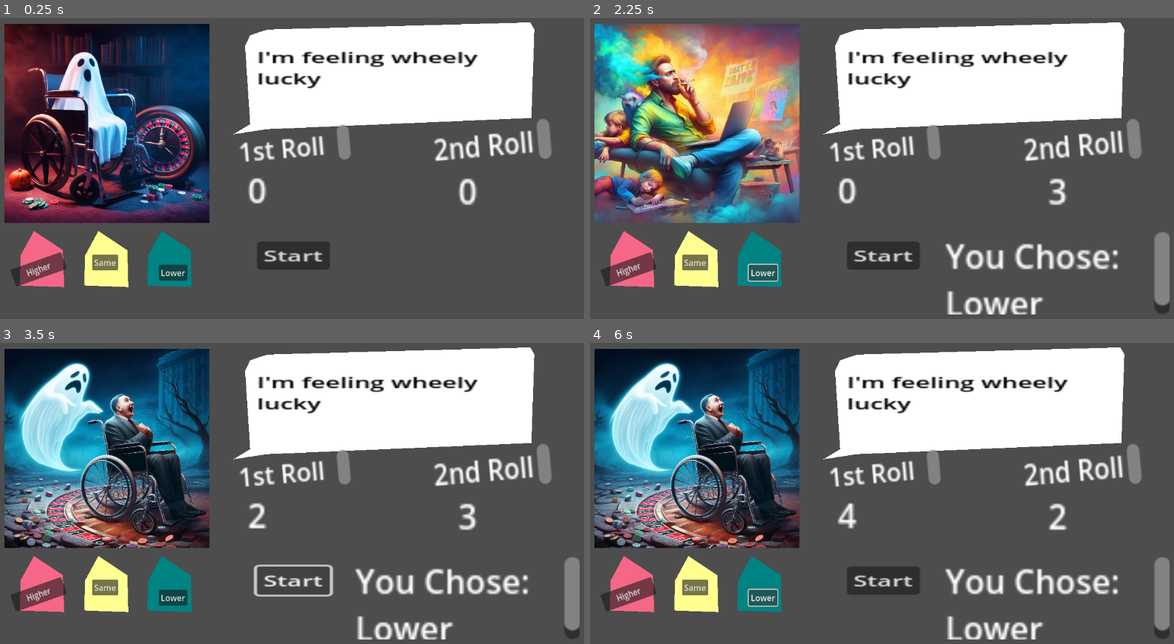
Above: before the commit, frames 1-4 (two rows, left to right).
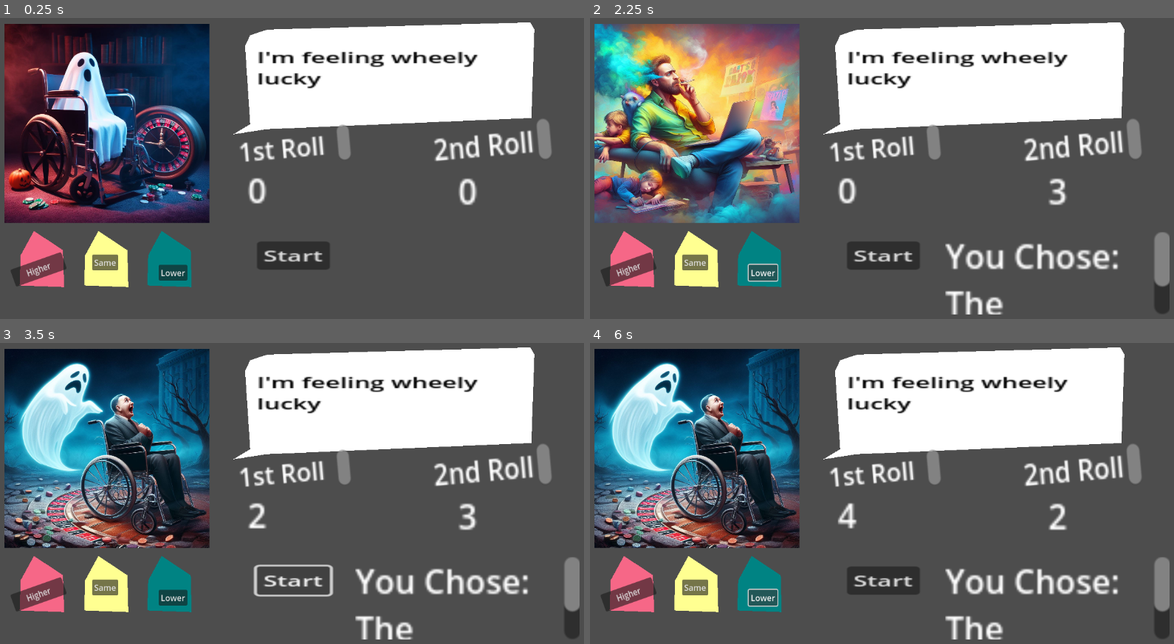
Above: after the commit, the same moments.

Repository: daoslies/TeamGame
Game: Godot game, scene res://Scenes/PlayScreen.tscn
The game is run twice, just before and just after one commit, with the same random seed, the same clock (stepped at 60 frames per second) and the same inputs.
Inputs:
- Up to frame 1 (0.25 s): no input
- Up to frame 2 (2.25 s): click "Higher" at 0.5 s; click "Same" at 1.25 s; click "Lower" at 2 s
- Up to frame 3 (3.5 s): click "Start" at 2.75 s
- Up to frame 4 (6 s): click "Start" at 3.5 s; click "Higher" at 4.25 s; click "Same" at 5 s; click "Lower" at 5.75 s

The runs differ from the first frame. In frame 2, 0.9% of the frame differs, in the area x 60-100%, y 87-99%; in frame 3, 0.9%; in frame 4, 0.9%.
Error after the commit: Parse Error: Unexpected "Literal" in class body. (res://Scenes/button_click.gd:0)

Commit message:
Labels from Buttons
Lbasbuts

Diff:
--- a/Game/Scenes/1stRoll.gd
+++ b/Game/Scenes/1stRoll.gd
@@ -1,36 +1,22 @@
 extends RichTextLabel
 
-var roll_one
 
 # Called when the node enters the scene tree for the first time.
 func _ready():
 	self.text = "0"
-	self.roll_one = -5
-
-	#self.roll = str(0)
 
 	pass # Replace with function body.
 
 #var display = "test1"
 # Called every frame. 'delta' is the elapsed time since the previous frame.
 func _process(delta):
-	#roll_one = self.roll_one
-	#print(roll_one)
+	text = self.text
 
 	pass
 
-func displayText(roll_one):
+func displayText(text2set):
 
-	print('Here', roll_one)
-
-	self.text = str(int(roll_one))
-	print('Roll: ', self.text)
-
-	return self.text
-
-# inherit the num for display
-# trigger a function to create randum num
-# rnadom num sent to display text
+	self.text = str(int(text2set))
 
 
 
@@ -43,12 +29,7 @@
 
 		# rand num generator
 	var rand_num_gen = RandomNumberGenerator.new()
-	roll_one = int(rand_num_gen.randf_range(1, DiceSize))
-	self.roll_one = roll_one
-	text = str(roll_one)
+	var roll = int(rand_num_gen.randf_range(1, DiceSize))
+	displayText(roll)
 	#self.outcome = text
 	pass # Replace with function body.
-
-func get_roll():
-	print('Get roll: ', self.roll_one)
-	return self.roll_one
--- /dev/null
+++ b/Game/Scenes/Higher_Or_Lower.gd
@@ -0,0 +1,51 @@
+extends Node2D
+
+var Dice1
+var Dice2
+var DidYaWin
+# Called when the node enters the scene tree for the first time.
+func _ready():
+
+	Dice1 = get_node("/root/FirstRoll")
+	Dice2 = get_node("/root/SecondRoll")
+	DidYaWin = get_node("RollLabels/DidYaWin")
+
+	pass # Replace with function body.
+
+
+# Called every frame. 'delta' is the elapsed time since the previous frame.
+func _process(delta):
+	pass
+
+func HigherOrLower(dice1, dice2):
+	print('Dice 1: ', dice1)
+	print('Dice 2: ', dice2)
+	var result = (
+	"Higher_" if int(dice1) > int(dice2)
+	else "Same" if int(dice1) == int(dice2)
+	else "Lower" if int(dice1) < int(dice2)
+	else "Inconclusive"
+	)
+
+	return result
+
+func _on_higher_pressed():
+	print("Higher_richtext")
+
+	var result = HigherOrLower(3,6)  #Dice1, Dice2)
+
+	Dice1.text = result
+	DidYaWin.text = result
+	print('Dice1.text: ', Dice1.text, 'result', result)
+	pass # Replace with function body.
+
+
+func _on_same_pressed():
+	pass # Replace with function body.
+
+
+func _on_lower_pressed():
+	pass # Replace with function body.
+
+func get_roll():
+	print('Get roll: ', self.roll_one)
--- a/Game/Scenes/PlayScreen.tscn
+++ b/Game/Scenes/PlayScreen.tscn
@@ -1,8 +1,9 @@
-[gd_scene load_steps=11 format=3 uid="uid://dcbnomws6gwpy"]
+[gd_scene load_steps=12 format=3 uid="uid://dcbnomws6gwpy"]
 
 [ext_resource type="Script" path="res://Scenes/GetCharacter.gd" id="1_k481s"]
 [ext_resource type="Texture2D" uid="uid://b3q2imdh4g32k" path="res://Character_Art/DisabledGhost.jpeg" id="1_mu2wk"]
 [ext_resource type="Script" path="res://Scenes/QuipSelector.gd" id="2_dn17n"]
+[ext_resource type="Script" path="res://Scenes/Higher_Or_Lower.gd" id="4_4vb1w"]
 [ext_resource type="Script" path="res://Scenes/Higher_Button.gd" id="4_tvaq4"]
 [ext_resource type="Script" path="res://Scenes/StartButtonScript.gd" id="6_odffi"]
 [ext_resource type="Script" path="res://Scenes/button_click.gd" id="6_x5ibr"]
@@ -57,6 +58,7 @@
 script = ExtResource("2_dn17n")
 
 [node name="Buttons" type="Node2D" parent="."]
+script = ExtResource("4_4vb1w")
 
 [node name="ButtonImgs" type="Node2D" parent="Buttons"]
 position = Vector2(9.725, 11.025)
@@ -80,54 +82,6 @@
 scale = Vector2(0.997312, 1.65738)
 color = Color(0.968627, 0.407843, 0.529412, 1)
 polygon = PackedVector2Array(-0.375641, 0.0419922, -26.3756, 29.042, -28.3756, 65.042, 58.6244, 67.042, 56.6244, 23.042)
-
-[node name="RollLabels" type="Node2D" parent="Buttons/ButtonImgs"]
-position = Vector2(-9.725, -11.1399)
-scale = Vector2(1, 1.01442)
-
-[node name="1stRoll" type="RichTextLabel" parent="Buttons/ButtonImgs/RollLabels"]
-offset_left = 494.46
-offset_top = 295.945
-offset_right = 542.255
-offset_bottom = 323.445
-scale = Vector2(4, 4)
-text = "20"
-script = ExtResource("7_5um64")
-
-[node name="2stRoll" type="RichTextLabel" parent="Buttons/ButtonImgs/RollLabels"]
-offset_left = 905.215
-offset_top = 295.945
-offset_right = 953.01
-offset_bottom = 323.445
-scale = Vector2(4.01511, 4.14964)
-text = "20"
-script = ExtResource("8_n1y0d")
-
-[node name="1stRollLabel" type="RichTextLabel" parent="Buttons/ButtonImgs/RollLabels"]
-offset_left = 473.085
-offset_top = 233.54
-offset_right = 546.19
-offset_bottom = 256.17
-rotation = 6.19592
-scale = Vector2(2.98619, 3.03939)
-text = "1st Roll"
-
-[node name="1stRollLabel2" type="RichTextLabel" parent="Buttons/ButtonImgs/RollLabels"]
-offset_left = 853.315
-offset_top = 222.59
-offset_right = 926.421
-offset_bottom = 245.22
-rotation = 6.19592
-scale = Vector2(3.1424, 3.51518)
-text = "2nd Roll"
-
-[node name="DidYaWin" type="RichTextLabel" parent="Buttons/ButtonImgs/RollLabels"]
-offset_left = 703.975
-offset_top = 424.455
-offset_right = 813.52
-offset_bottom = 464.455
-scale = Vector2(4, 4)
-script = ExtResource("9_57ppm")
 
 [node name="ButtonTriggers" type="Node2D" parent="Buttons"]
 script = ExtResource("6_x5ibr")
@@ -167,19 +121,70 @@
 scale = Vector2(1, 0.98478)
 text = "Start"
 
-[connection signal="ready" from="Buttons/ButtonImgs/RollLabels/1stRoll" to="Buttons/Start" method="_on_st_roll_ready"]
+[node name="RollLabels" type="Node2D" parent="Buttons"]
+position = Vector2(0, -3.71933e-05)
+scale = Vector2(1, 1.00396)
+
+[node name="1stRoll" type="RichTextLabel" parent="Buttons/RollLabels"]
+offset_left = 494.46
+offset_top = 295.945
+offset_right = 542.255
+offset_bottom = 323.445
+scale = Vector2(4, 4)
+text = "20"
+script = ExtResource("7_5um64")
+
+[node name="2stRoll" type="RichTextLabel" parent="Buttons/RollLabels"]
+offset_left = 905.215
+offset_top = 295.945
+offset_right = 953.01
+offset_bottom = 323.445
+scale = Vector2(4.01511, 4.14964)
+text = "20"
+script = ExtResource("8_n1y0d")
+
+[node name="1stRollLabel" type="RichTextLabel" parent="Buttons/RollLabels"]
+offset_left = 473.085
+offset_top = 233.54
+offset_right = 546.19
+offset_bottom = 256.17
+rotation = 6.19592
+scale = Vector2(2.98619, 3.03939)
+text = "1st Roll"
+
+[node name="1stRollLabel2" type="RichTextLabel" parent="Buttons/RollLabels"]
+offset_left = 853.315
+offset_top = 222.59
+offset_right = 926.421
+offset_bottom = 245.22
+rotation = 6.19592
+scale = Vector2(3.1424, 3.51518)
+text = "2nd Roll"
+
+[node name="DidYaWin" type="RichTextLabel" parent="Buttons/RollLabels"]
+offset_left = 703.975
+offset_top = 424.455
+offset_right = 813.52
+offset_bottom = 464.455
+scale = Vector2(4, 4)
+script = ExtResource("9_57ppm")
+
+[connection signal="pressed" from="Buttons/ButtonTriggers/Higher" to="." method="_on_higher_pressed"]
 [connection signal="pressed" from="Buttons/ButtonTriggers/Higher" to="." method="_on_button_pressed"]
-[connection signal="pressed" from="Buttons/ButtonTriggers/Higher" to="." method="_on_higher_pressed"]
+[connection signal="pressed" from="Buttons/ButtonTriggers/Higher" to="Buttons" method="_on_higher_pressed"]
+[connection signal="pressed" from="Buttons/ButtonTriggers/Higher" to="Buttons/RollLabels/2stRoll" method="_on_higher_pressed"]
+[connection signal="pressed" from="Buttons/ButtonTriggers/Higher" to="Buttons/RollLabels/DidYaWin" method="_on_higher_pressed"]
 [connection signal="pressed" from="Buttons/ButtonTriggers/Higher" to="Buttons/ButtonTriggers" method="_on_button_pressed"]
-[connection signal="pressed" from="Buttons/ButtonTriggers/Higher" to="Buttons/ButtonImgs/RollLabels/2stRoll" method="_on_higher_pressed"]
-[connection signal="pressed" from="Buttons/ButtonTriggers/Higher" to="Buttons/ButtonImgs/RollLabels/DidYaWin" method="_on_higher_pressed"]
+[connection signal="pressed" from="Buttons/ButtonTriggers/Same" to="." method="_on_same_pressed"]
 [connection signal="pressed" from="Buttons/ButtonTriggers/Same" to="." method="_on_button_2_pressed"]
-[connection signal="pressed" from="Buttons/ButtonTriggers/Same" to="." method="_on_same_pressed"]
-[connection signal="pressed" from="Buttons/ButtonTriggers/Same" to="Buttons/ButtonImgs/RollLabels/2stRoll" method="_on_same_pressed"]
-[connection signal="pressed" from="Buttons/ButtonTriggers/Same" to="Buttons/ButtonImgs/RollLabels/DidYaWin" method="_on_same_pressed"]
+[connection signal="pressed" from="Buttons/ButtonTriggers/Same" to="Buttons" method="_on_same_pressed"]
+[connection signal="pressed" from="Buttons/ButtonTriggers/Same" to="Buttons/RollLabels/2stRoll" method="_on_same_pressed"]
+[connection signal="pressed" from="Buttons/ButtonTriggers/Same" to="Buttons/RollLabels/DidYaWin" method="_on_same_pressed"]
 [connection signal="pressed" from="Buttons/ButtonTriggers/Lower" to="." method="_on_lower_pressed"]
 [connection signal="pressed" from="Buttons/ButtonTriggers/Lower" to="." method="_on_button_pressed"]
-[connection signal="pressed" from="Buttons/ButtonTriggers/Lower" to="Buttons/ButtonImgs/RollLabels/2stRoll" method="_on_lower_pressed"]
-[connection signal="pressed" from="Buttons/ButtonTriggers/Lower" to="Buttons/ButtonImgs/RollLabels/DidYaWin" method="_on_lower_pressed"]
+[connection signal="pressed" from="Buttons/ButtonTriggers/Lower" to="Buttons" method="_on_lower_pressed"]
+[connection signal="pressed" from="Buttons/ButtonTriggers/Lower" to="Buttons/RollLabels/2stRoll" method="_on_lower_pressed"]
+[connection signal="pressed" from="Buttons/ButtonTriggers/Lower" to="Buttons/RollLabels/DidYaWin" method="_on_lower_pressed"]
+[connection signal="pressed" from="Buttons/Start/Button" to="Buttons/RollLabels/1stRoll" method="_on_button_pressed"]
 [connection signal="pressed" from="Buttons/Start/Button" to="Buttons/Start" method="_on_button_pressed"]
-[connection signal="pressed" from="Buttons/Start/Button" to="Buttons/ButtonImgs/RollLabels/1stRoll" method="_on_button_pressed"]
+[connection signal="ready" from="Buttons/RollLabels/1stRoll" to="Buttons/Start" method="_on_st_roll_ready"]
--- a/Game/Scenes/RichTextLabel.gd
+++ b/Game/Scenes/RichTextLabel.gd
@@ -8,34 +8,15 @@
 
 # Called every frame. 'delta' is the elapsed time since the previous frame.
 func _process(delta):
+	text = self.text
 	pass
 
-func HigherOrLower(dice1, dice2):
-	print('x    s',dice1.text)
-	print(dice2.text, " HighorLower_Richtextfile")
-	print('Dice 1: ', dice1)
-	print('Dice 2: ', dice2)
-	var result = (
-	"Higher_" if int(dice1.text) > int(dice2.text)
-	else "Same" if int(dice1.text) == int(dice2.text)
-	else "Lower" if int(dice1.text) < int(dice2.text)
-	else "Inconclusive"
-	)
+func displayText(text2set):
 
-	return result
+	self.text = str(int(text2set))
 
 
 
-func _on_higher_pressed():
-	print("Higher_richtext")
-	var Dice1 = get_node("/root/FirstRoll")
-	var Dice2 = get_node("/root/SecondRoll")
-	var result = HigherOrLower(Dice1, Dice2)
-	print(Dice1, "xoxox xoxoxo xoxoo")
-
-	text = result
-
-	pass # Replace with function body.
 
 func _on_lower_pressed():
 	print("Lower_RichText")
@@ -54,7 +35,7 @@
 	print("Same_richtext")
 	var Dice1 = get_node("/root/FirstRoll")
 	var Dice2 = get_node("/root/SecondRoll")
-	var result = HigherOrLower(Dice1, Dice2)
+	var result = "tesst" #//HigherOrLower(Dice1, Dice2)
 	print(Dice1, "xoxox xoxoxo xoxoo")
 
 	text = "You Chose: The Same"+result
--- a/Game/Scenes/button_click.gd
+++ b/Game/Scenes/button_click.gd
@@ -1,4 +1,4 @@
-extends Node2D
+1extends Node2D
 
 
 # Called when the node enters the scene tree for the first time.
